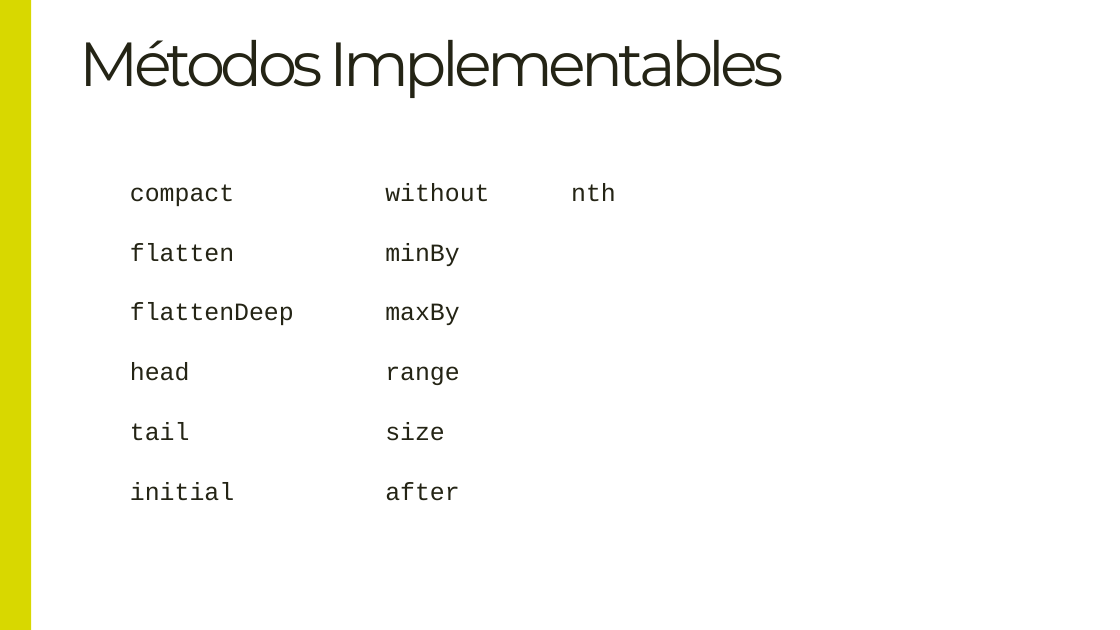
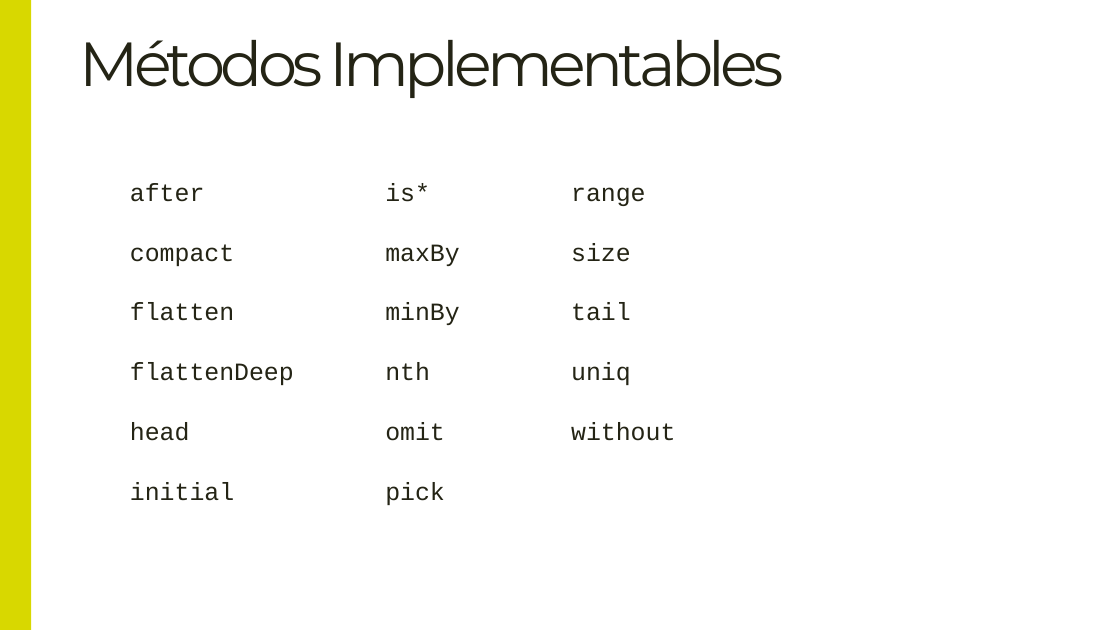
Before and after one commit to DillonGru28/Master-Frontend-Lemon, a slide deck: slide 17 of 02-languages/01-teoria/04 Lodash.pptx. Drawn at 1120x630 pixels with LibreOffice and Linux fonts; fonts in the diff are those of the drawing. Boxes give left, top, right and bottom in pixels: in the first picture for what was removed or moved away, otherwise in the second. Text is boxed around its words. In the diff, an @@ line names an element or a change of style, - is before the commit and + after.

Commit message:
chore(02-languages): Fixed some typos in pptx

```diff
--- a/02-languages/01-teoria/04 Lodash.pptx
+++ b/02-languages/01-teoria/04 Lodash.pptx
@@ text at (x1=130, y1=183, x2=204, y2=202): paragraph added @@
+after
@@ text at (x1=385, y1=183, x2=459, y2=266): text changed @@
-without
+is*
+maxBy
@@ text removed at (x1=571, y1=183, x2=616, y2=202) @@
-nth
@@ text added at (x1=571, y1=187, x2=675, y2=441), 16 pt, text #242415 @@
+range
+size
+tail
+uniq
+without
@@ text at (x1=385, y1=362, x2=445, y2=505): text changed @@
-maxBy
-range
-size
-after
+nth
+omit
+pick
@@ text at (x1=130, y1=422, x2=190, y2=441): paragraph removed @@
-tail
```
Also in this commit, not shown: 1 other slide changed, 1 other file.
